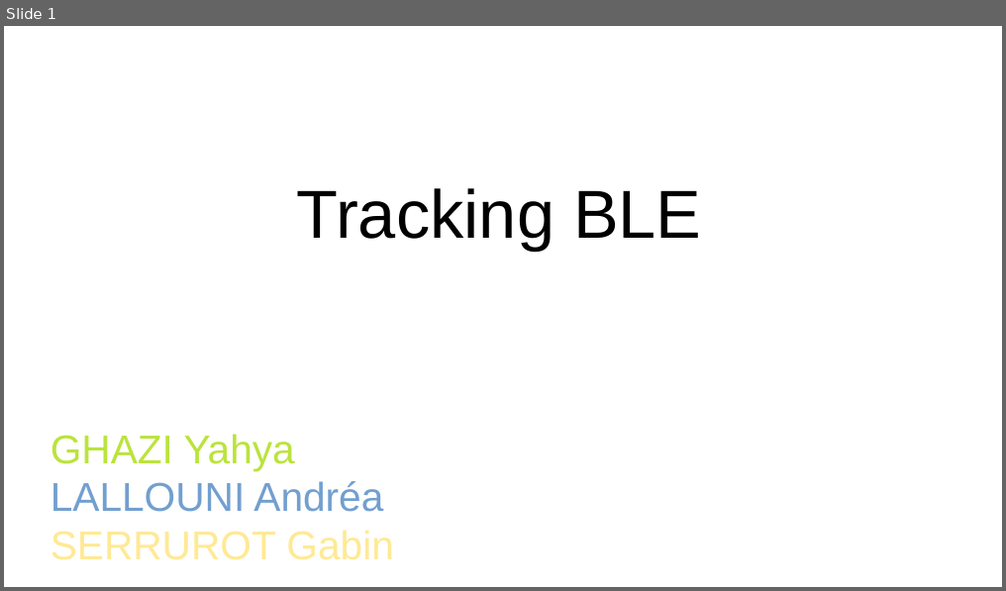
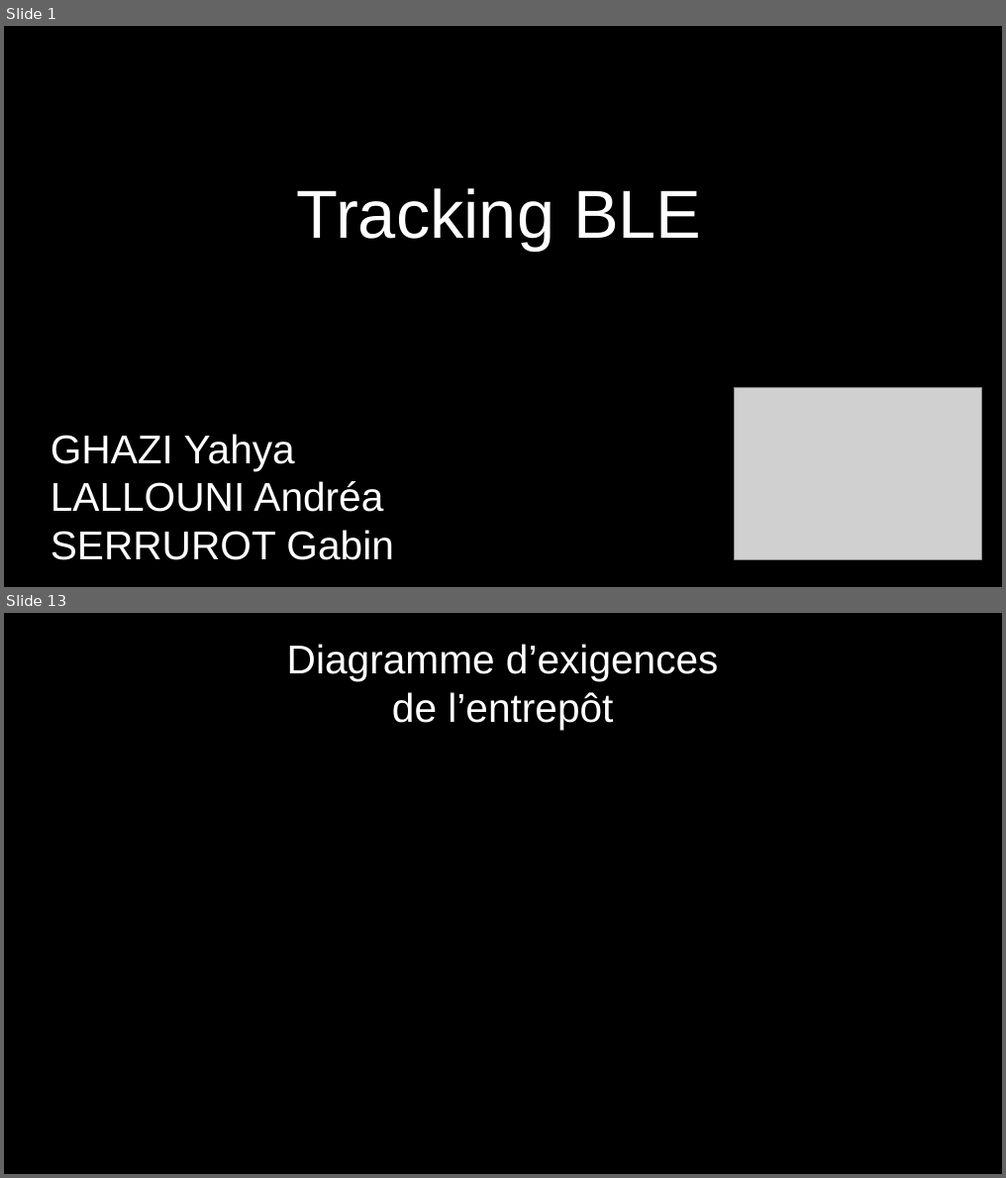
Before and after one commit to Gabin221/Tracking-BLE-documents, a slide deck: Revues/Revues1/presentation_yahya_andrea_gabin.odp. Shown one above the other, each under a label of ours: slide 1 before the commit, slides 1 and 13 after it; the slides between them are not shown. The pictures are 1006x591 and 1006x1178 pixels, drawn with LibreOffice and Linux fonts; fonts in the diff are those of the drawing; grey boxes stand for pictures; background and template pictures are left out. Boxes give left, top, right and bottom in pixels: in the first picture for what was removed or moved away, otherwise in the second. Text is boxed around its words. In the diff, an @@ line names an element or a change of style, - is before the commit and + after.

```diff
--- a/Revues/Revues1/presentation_yahya_andrea_gabin.odp
+++ b/Revues/Revues1/presentation_yahya_andrea_gabin.odp
@@ slide 13 added at bbox=[4, 613, 1002, 1174], background #000000 @@
@@ title added at bbox=[287, 644, 719, 730], 32 pt, text #FFFFFF @@
+Diagramme d’exigences
+de l’entrepôt
@@ slide 1 changed as well @@
@@ background #FFFFFF to #000000 @@
@@ title "Tracking BLE" at bbox=[297, 188, 701, 251]: text colour #000000 to #FFFFFF @@
@@ picture added at bbox=[735, 388, 982, 562] @@
@@ title "GHAZI Yahya LALLOUNI Andréa SERRUROT ..." at bbox=[51, 434, 393, 561]: text colour #BBE33D to #FFFFFF in "GHAZI Yahya"; text colour #729FCF to #FFFFFF in "LALLOUNI Andréa"; text colour #FFE994 to #FFFFFF in "SERRUROT Gabin" @@
```
Also in this commit, not shown: 20 other slides added, 1 other file.
